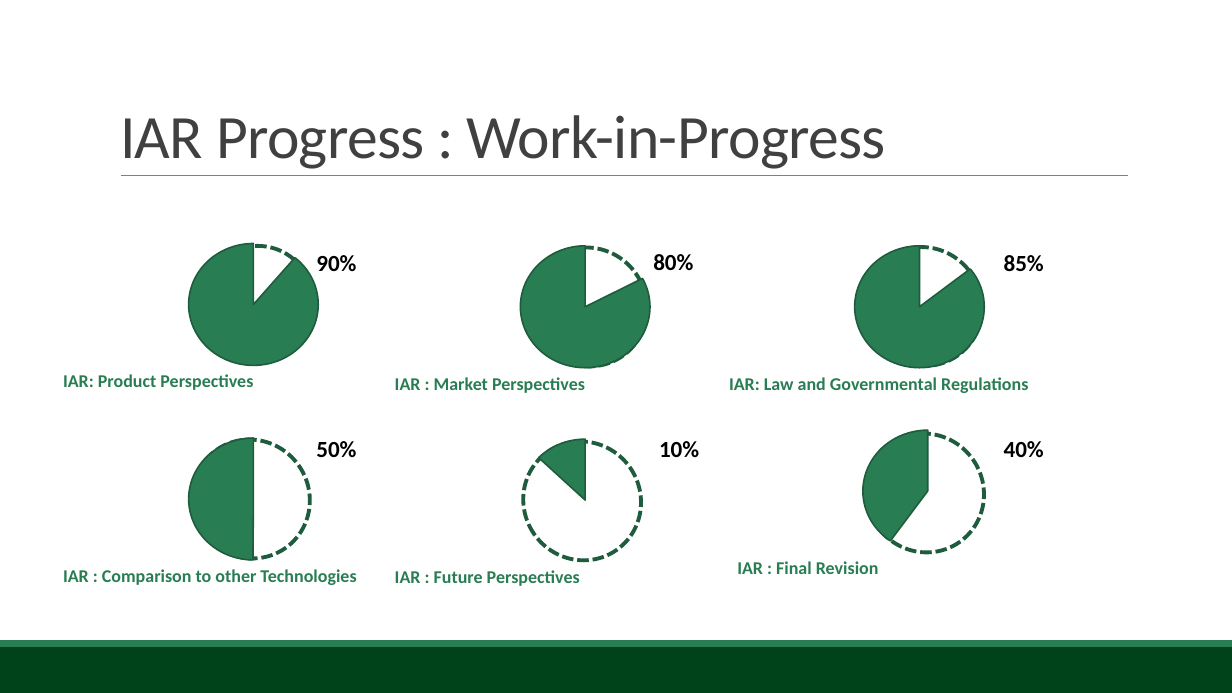
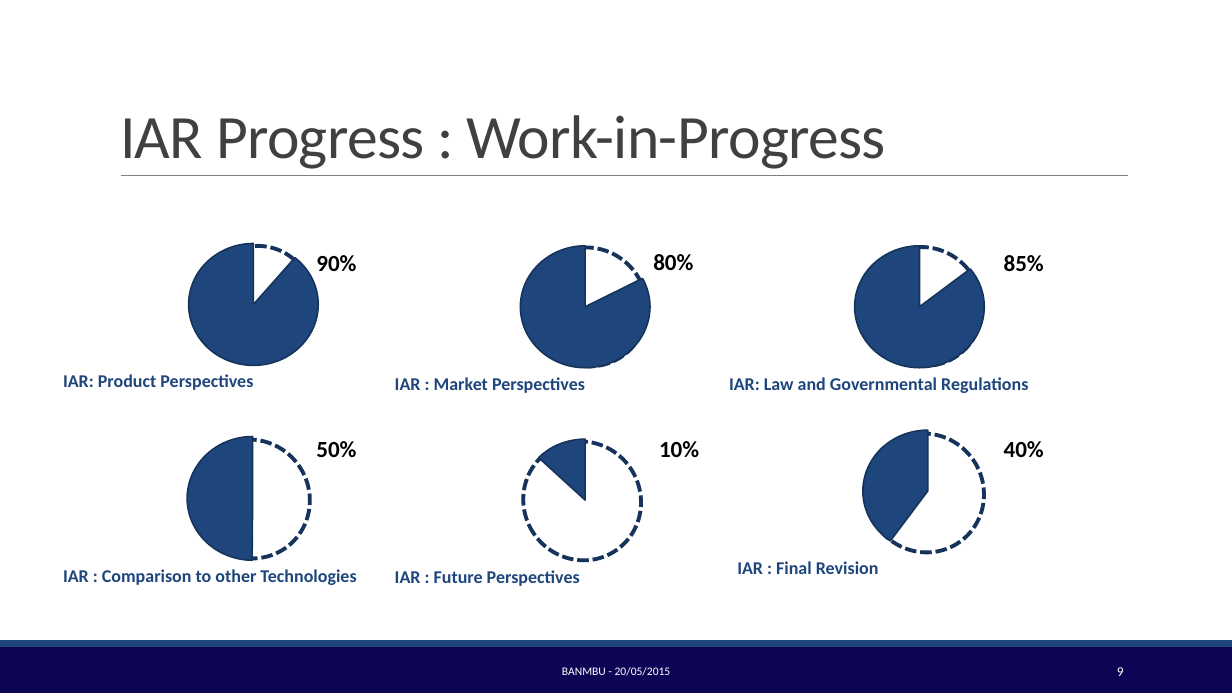
Before and after one commit to BambuGMS/Industry-Analysis-Report, a slide deck: slide 9 of Assignments/Presentations/2015.05.20Presentation_2.pptx. Drawn at 1232x693 pixels with LibreOffice and Linux fonts; fonts in the diff are those of the drawing; background and template pictures are left out. Boxes give left, top, right and bottom in pixels: in the first picture for what was removed or moved away, otherwise in the second. Text is boxed around its words. In the diff, an @@ line names an element or a change of style, - is before the commit and + after.

```diff
--- a/Assignments/Presentations/2015.05.20Presentation_2.pptx
+++ b/Assignments/Presentations/2015.05.20Presentation_2.pptx
@@ outline #1E5C3D 3 pt dashed to #16345C 3 pt dashed in 6 elements at (168, 417, 333, 582), (500, 418, 664, 583), (843, 411, 1007, 576), (841, 224, 1005, 389), (175, 223, 333, 379), (506, 224, 670, 389) @@
@@ text colour #297D53 to #1E467C in 6 elements at (729, 377, 1028, 393), (63, 569, 356, 585), (395, 570, 580, 586), (737, 561, 879, 574), (63, 374, 253, 390), (395, 377, 585, 393) @@
@@ fill #297D53 to #1E467C; outline #1E5C3D 1.25 pt to #16345C 1.25 pt in 6 elements at (855, 246, 984, 368), (520, 439, 650, 561), (863, 431, 993, 553), (189, 244, 318, 366), (520, 246, 650, 368), (188, 437, 319, 561) @@
@@ rectangle at (0, 647, 1232, 693): fill #004219 to #0C0555 @@
@@ rectangle at (0, 640, 1232, 647): fill #297D53 to #1E467C @@
@@ text added at (562, 667, 671, 676), 9 pt, text #FFFFFF @@
+BANMBU - 20/05/2015
@@ page number added at (1117, 667, 1124, 676), 10.5 pt, text #FFFFFF @@
+9
```
Also in this commit, not shown: 7 other slides changed, 2 slides added, 3 slides removed.
